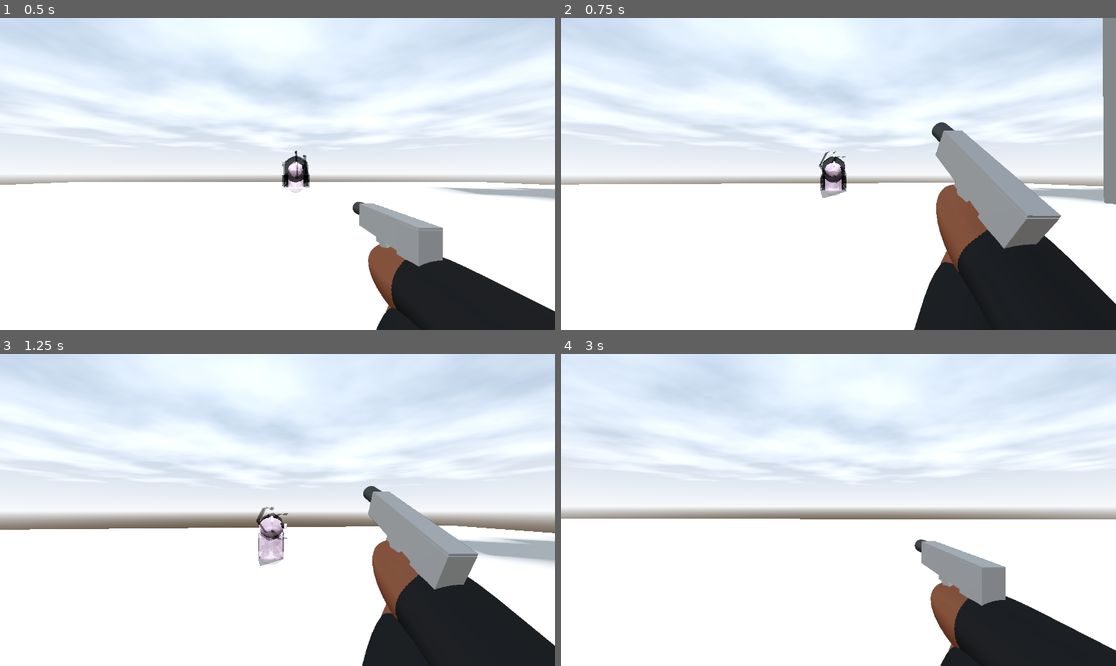
Above: before the commit, frames 1-4 (two rows, left to right).
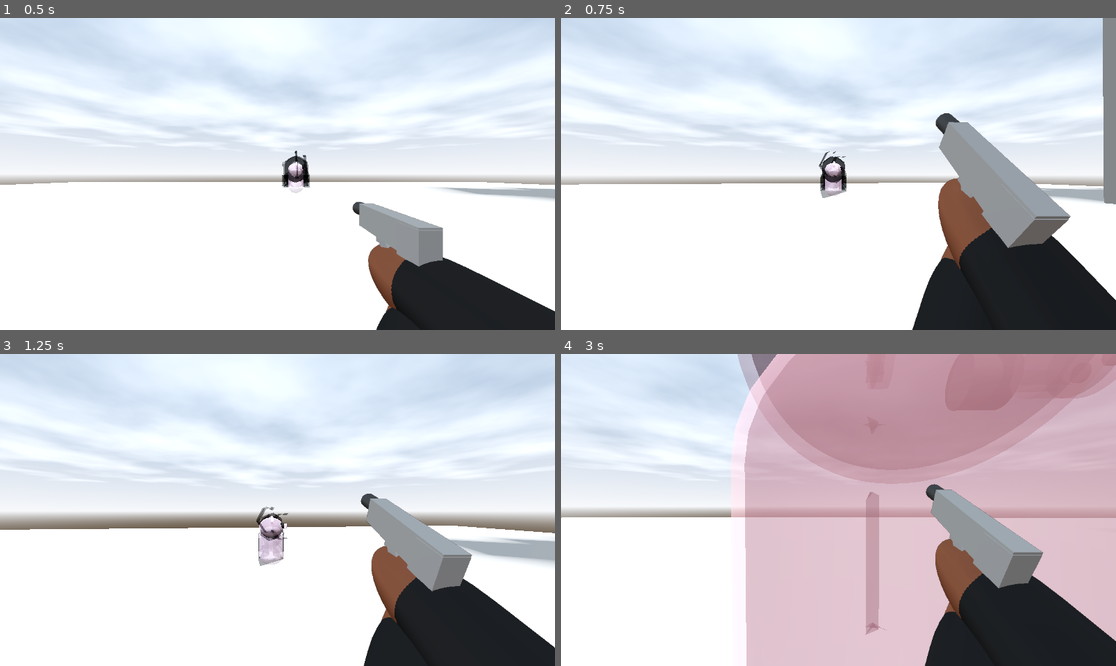
Above: after the commit, the same moments.

Repository: DylanFrenzy/The-Trials-and-Tribulations-of-Tim-Cheese
Game: Godot game, scene res://scenes/main.tscn
Two runs of this game, one before a commit and one after it. Both use one fixed random seed, a clock stepped at 60 frames per second and the inputs below.
Inputs (mouse positions are in pixels of both pictures, inside the frame that each line leads up to):
- Up to frame 1 (0.5 s): no input
- Up to frame 2 (0.75 s): move the mouse to (866, 174) at 0.52 s; press the mouse at (866, 174) at 0.53 s; hold W (move_forward) from 0.53 s (still down)
- Up to frame 3 (1.25 s): keep holding W (move_forward); tap Space (jump) at 0.77 s
- Up to frame 4 (3 s): keep holding W (move_forward); move the mouse to (810, 510) at 1.27 s; release the mouse at (810, 510) at 1.28 s; click (810, 510) at 1.35 s; tap Space (jump) at 1.52 s; move the mouse to (849, 503) at 2.02 s; press the mouse at (849, 503) at 2.03 s; move the mouse to (832, 516) at 2.77 s; release the mouse at (832, 516) at 2.78 s; click (832, 516) at 2.85 s

Frame 1 is identical in both runs. In frame 2, 2.1% of the frame differs, in the area x 63-100%, y 30-100%; in frame 3, 1.7%; in frame 4, 62%, in the area x 0-100%, y 0-100%.

Commit message:
fixed gun shooting twice

Diff:
--- a/3d-project/scenes/gun_cam.tscn
+++ b/3d-project/scenes/gun_cam.tscn
@@ -662,7 +662,6 @@
 [node name="Pistol2" parent="." instance=ExtResource("2_20781")]
 transform = Transform3D(-3.61999e-07, 0, -0.1, 0, 0.1, 0, 0.1, 0, -3.61999e-07, 0.196731, -0.0556682, -0.284847)
 visible = false
-script = ExtResource("4_afw81")
 
 [node name="AnimationPlayer2" type="AnimationPlayer" parent="Pistol2"]
 root_node = NodePath("../../Node3D/Pistol")
--- a/3d-project/scripts/pistol.gd
+++ b/3d-project/scripts/pistol.gd
@@ -16,24 +16,24 @@
 	muzzle_flash = $muzzle_flash
 	ray_caster = $RayCast3D
 
-func _process(delta) -> void:
-		if (Input.is_action_just_pressed("shoot")):
-			if ani_player.is_playing(): return
-			if current_ammo != 0:
-				current_ammo -= 1;
-				ani_player.play("Fire")
-				muzzle_flash.emitting = true
-				if ray_caster.is_colliding():
-					var target = ray_caster.get_collider();
-					if target.has_method("take_damage"):
-						target.take_damage(10);
+func _input(event: InputEvent) -> void:
+	if (event.is_action_pressed("shoot")):
+		print("A")
+		if ani_player.is_playing(): return
+		if current_ammo != 0:
+			current_ammo -= 1;
+			ani_player.play("Fire")
+			muzzle_flash.emitting = true
+			if ray_caster.is_colliding():
+				var target = ray_caster.get_collider();
+				if target.has_method("take_damage"):
+					target.take_damage(10);
 
-		if (Input.is_action_just_pressed("reload")):
-			print("a")
-			muzzle_flash.emitting = false
-			if ani_player.is_playing() || is_reloading || current_ammo == max_ammo: return
-			is_reloading = true
-			ani_player.play("Reload")
-			await ani_player.animation_finished
-			current_ammo = max_ammo
-			is_reloading = false
+	if (event.is_action_pressed("reload")):
+		muzzle_flash.emitting = false
+		if ani_player.is_playing() || is_reloading || current_ammo == max_ammo: return
+		is_reloading = true
+		ani_player.play("Reload")
+		await ani_player.animation_finished
+		current_ammo = max_ammo
+		is_reloading = false
Not shown: 1 places in 3d-project/scenes/New_And_Improved_Gun_Cam_Scene_With_Opposable_Arms.tscn that only renumber resources
